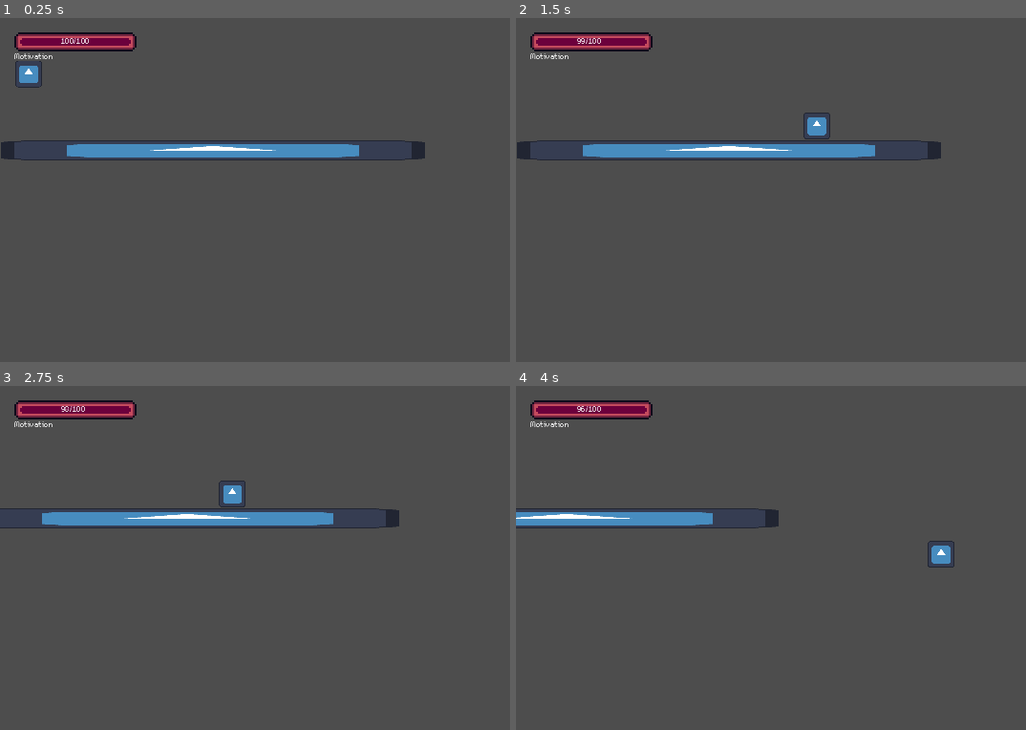
Above: before the commit, frames 1-4 (two rows, left to right).
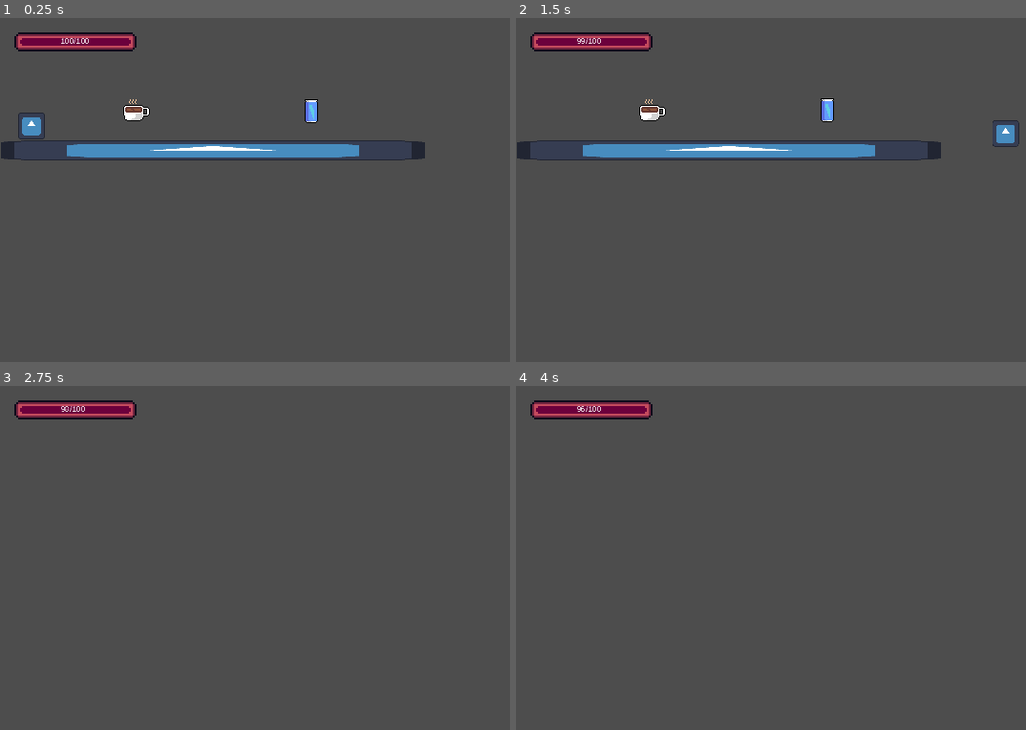
Above: after the commit, the same moments.

Repository: rmjuarez12/Procrastin-action-Hero-game
Game: Godot game, scene res://scenes/stage_one.tscn
Two runs of this game, one before a commit and one after it. Both use one fixed random seed, a clock stepped at 60 frames per second and the inputs below. The project has no main scene, so this scene is started directly. The engine's default icon, where the game draws it, is replaced by a stand-in: a white triangle on a blue panel in a dark square. Sound files missing from this copy of the repository are replaced by a short silence.
Inputs:
- Up to frame 1 (0.25 s): no input
- Up to frame 2 (1.5 s): tap Enter (ui_accept) at 0.5, 0.77 s; hold Right (ui_right) from 0.53 s (still down); tap Shift (change_mode, bound only after the commit) at 0.6, 1.35 s
- Up to frame 3 (2.75 s): tap Enter (ui_accept) at 1.52 s; release Right (ui_right) at 2.03 s; hold Left (ui_left) from 2.03 s (still down); tap Shift (change_mode, bound only after the commit) at 2.1 s
- Up to frame 4 (4 s): release Left (ui_left) at 2.78 s; hold Right (ui_right) from 2.78 s (still down); tap Shift (change_mode, bound only after the commit) at 2.85, 3.6 s; tap Enter (ui_accept) at 3.02, 3.77 s

The runs differ from the first frame. In frame 1, 0.9% of the frame differs, in the area x 2-63%, y 10-36%; in frame 2, 0.9%; in frame 3, 3.1%, in the area x 0-79%, y 10-42%; in frame 4, 2.2%.

Commit message:
Adjusted the motivation booster

Diff:
--- a/project.godot
+++ b/project.godot
@@ -14,6 +14,10 @@
 config/features=PackedStringArray("4.4", "Mobile")
 config/icon="res://icon.svg"
 
+[autoload]
+
+GlobalState="*res://scripts/global_state.gd"
+
 [display]
 
 window/size/viewport_width=640
@@ -22,6 +26,29 @@
 window/stretch/mode="canvas_items"
 window/stretch/aspect="expand"
 
+[input]
+
+jump={
+"deadzone": 0.2,
+"events": [Object(InputEventKey,"resource_local_to_scene":false,"resource_name":"","device":-1,"window_id":0,"alt_pressed":false,"shift_pressed":false,"ctrl_pressed":false,"meta_pressed":false,"pressed":false,"keycode":0,"physical_keycode":32,"key_label":0,"unicode":32,"location":0,"echo":false,"script":null)
+]
+}
+left={
+"deadzone": 0.2,
+"events": [Object(InputEventKey,"resource_local_to_scene":false,"resource_name":"","device":-1,"window_id":0,"alt_pressed":false,"shift_pressed":false,"ctrl_pressed":false,"meta_pressed":false,"pressed":false,"keycode":0,"physical_keycode":4194319,"key_label":0,"unicode":0,"location":0,"echo":false,"script":null)
+]
+}
+right={
+"deadzone": 0.2,
+"events": [Object(InputEventKey,"resource_local_to_scene":false,"resource_name":"","device":-1,"window_id":0,"alt_pressed":false,"shift_pressed":false,"ctrl_pressed":false,"meta_pressed":false,"pressed":false,"keycode":0,"physical_keycode":4194321,"key_label":0,"unicode":0,"location":0,"echo":false,"script":null)
+]
+}
+change_mode={
+"deadzone": 0.2,
+"events": [Object(InputEventKey,"resource_local_to_scene":false,"resource_name":"","device":-1,"window_id":0,"alt_pressed":false,"shift_pressed":false,"ctrl_pressed":false,"meta_pressed":false,"pressed":false,"keycode":0,"physical_keycode":4194325,"key_label":0,"unicode":0,"location":0,"echo":false,"script":null)
+]
+}
+
 [rendering]
 
 textures/canvas_textures/default_texture_filter=0
--- /dev/null
+++ b/scenes/Items/MotivationBooster/motivation_booster.tscn
@@ -0,0 +1,213 @@
+[gd_scene load_steps=17 format=3 uid="uid://c8bxs8fhbrwli"]
+
+[ext_resource type="Texture2D" uid="uid://cah0r2miipm7p" path="res://scenes/Items/MotivationBooster/assets/coffee.png" id="1_gnrwx"]
+[ext_resource type="Script" uid="uid://ctnsxhlhpw1y" path="res://scenes/Items/MotivationBooster/scripts/motivation_booster.gd" id="1_nff07"]
+[ext_resource type="Texture2D" uid="uid://78k0pkuqrdu2" path="res://scenes/Items/MotivationBooster/assets/energy-drink.png" id="3_66d1o"]
+[ext_resource type="AudioStream" uid="uid://b4tgjcp63suoi" path="res://scenes/Items/MotivationBooster/assets/collect_booster.wav" id="4_3xoow"]
+[ext_resource type="FontFile" uid="uid://c6juvcku4b4xx" path="res://assets/m5x7.ttf" id="5_0ktmo"]
+
+[sub_resource type="AtlasTexture" id="AtlasTexture_nff07"]
+atlas = ExtResource("1_gnrwx")
+region = Rect2(0, 0, 32, 32)
+
+[sub_resource type="AtlasTexture" id="AtlasTexture_66d1o"]
+atlas = ExtResource("1_gnrwx")
+region = Rect2(32, 0, 32, 32)
+
+[sub_resource type="AtlasTexture" id="AtlasTexture_3xoow"]
+atlas = ExtResource("1_gnrwx")
+region = Rect2(64, 0, 32, 32)
+
+[sub_resource type="AtlasTexture" id="AtlasTexture_0ktmo"]
+atlas = ExtResource("1_gnrwx")
+region = Rect2(96, 0, 32, 32)
+
+[sub_resource type="AtlasTexture" id="AtlasTexture_prgw1"]
+atlas = ExtResource("3_66d1o")
+region = Rect2(0, 0, 32, 32)
+
+[sub_resource type="SpriteFrames" id="SpriteFrames_prgw1"]
+animations = [{
+"frames": [{
+"duration": 1.0,
+"texture": SubResource("AtlasTexture_nff07")
+}, {
+"duration": 1.0,
+"texture": SubResource("AtlasTexture_66d1o")
+}, {
+"duration": 1.0,
+"texture": SubResource("AtlasTexture_3xoow")
+}, {
+"duration": 1.0,
+"texture": SubResource("AtlasTexture_0ktmo")
+}],
+"loop": true,
+"name": &"coffee",
+"speed": 5.0
+}, {
+"frames": [{
+"duration": 1.0,
+"texture": SubResource("AtlasTexture_prgw1")
+}],
+"loop": true,
+"name": &"energy_drink",
+"speed": 5.0
+}]
+
+[sub_resource type="CircleShape2D" id="CircleShape2D_3bdk4"]
+radius = 15.0333
+
+[sub_resource type="Animation" id="Animation_3xoow"]
+length = 0.001
+tracks/0/type = "value"
+tracks/0/imported = false
+tracks/0/enabled = true
+tracks/0/path = NodePath("AnimatedSprite2D:offset")
+tracks/0/interp = 1
+tracks/0/loop_wrap = true
+tracks/0/keys = {
+"times": PackedFloat32Array(0),
+"transitions": PackedFloat32Array(1),
+"update": 0,
+"values": [Vector2(0, 0)]
+}
+tracks/1/type = "value"
+tracks/1/imported = false
+tracks/1/enabled = true
+tracks/1/path = NodePath("PopupText:visible")
+tracks/1/interp = 1
+tracks/1/loop_wrap = true
+tracks/1/keys = {
+"times": PackedFloat32Array(0),
+"transitions": PackedFloat32Array(1),
+"update": 1,
+"values": [false]
+}
+tracks/2/type = "value"
+tracks/2/imported = false
+tracks/2/enabled = true
+tracks/2/path = NodePath("AnimatedSprite2D:visible")
+tracks/2/interp = 1
+tracks/2/loop_wrap = true
+tracks/2/keys = {
+"times": PackedFloat32Array(0),
+"transitions": PackedFloat32Array(1),
+"update": 1,
+"values": [true]
+}
+tracks/3/type = "value"
+tracks/3/imported = false
+tracks/3/enabled = true
+tracks/3/path = NodePath("PopupText:position")
+tracks/3/interp = 1
+tracks/3/loop_wrap = true
+tracks/3/keys = {
+"times": PackedFloat32Array(0),
+"transitions": PackedFloat32Array(1),
+"update": 0,
+"values": [Vector2(-12, -6)]
+}
+
+[sub_resource type="Animation" id="Animation_66d1o"]
+resource_name = "bounce"
+length = 0.8
+loop_mode = 1
+step = 0.1
+tracks/0/type = "value"
+tracks/0/imported = false
+tracks/0/enabled = true
+tracks/0/path = NodePath("AnimatedSprite2D:offset")
+tracks/0/interp = 1
+tracks/0/loop_wrap = true
+tracks/0/keys = {
+"times": PackedFloat32Array(0, 0.2, 0.4, 0.6),
+"transitions": PackedFloat32Array(1, 1, 1, 1),
+"update": 0,
+"values": [Vector2(0, 0), Vector2(0, 1), Vector2(0, 2), Vector2(0, 1)]
+}
+
+[sub_resource type="Animation" id="Animation_0ktmo"]
+resource_name = "collect"
+length = 0.5
+step = 0.1
+tracks/0/type = "value"
+tracks/0/imported = false
+tracks/0/enabled = true
+tracks/0/path = NodePath("PopupText:visible")
+tracks/0/interp = 1
+tracks/0/loop_wrap = true
+tracks/0/keys = {
+"times": PackedFloat32Array(0),
+"transitions": PackedFloat32Array(1),
+"update": 1,
+"values": [true]
+}
+tracks/1/type = "value"
+tracks/1/imported = false
+tracks/1/enabled = true
+tracks/1/path = NodePath("AnimatedSprite2D:visible")
+tracks/1/interp = 1
+tracks/1/loop_wrap = true
+tracks/1/keys = {
+"times": PackedFloat32Array(0),
+"transitions": PackedFloat32Array(1),
+"update": 1,
+"values": [false]
+}
+tracks/2/type = "value"
+tracks/2/imported = false
+tracks/2/enabled = true
+tracks/2/path = NodePath("PopupText:position")
+tracks/2/interp = 2
+tracks/2/loop_wrap = true
+tracks/2/keys = {
+"times": PackedFloat32Array(0, 0.5),
+"transitions": PackedFloat32Array(1, 1),
+"update": 0,
+"values": [Vector2(-12, -6), Vector2(-12, -15)]
+}
+
+[sub_resource type="AnimationLibrary" id="AnimationLibrary_0ktmo"]
+_data = {
+&"RESET": SubResource("Animation_3xoow"),
+&"bounce": SubResource("Animation_66d1o"),
+&"collect": SubResource("Animation_0ktmo")
+}
+
+[node name="MotivationBooster" type="Area2D" node_paths=PackedStringArray("collect_sfx")]
+script = ExtResource("1_nff07")
+booster_type = "coffee"
+collect_sfx = NodePath("SfxCollect")
+
+[node name="AnimatedSprite2D" type="AnimatedSprite2D" parent="."]
+sprite_frames = SubResource("SpriteFrames_prgw1")
+animation = &"energy_drink"
+
+[node name="CollisionShape2D" type="CollisionShape2D" parent="."]
+shape = SubResource("CircleShape2D_3bdk4")
+
+[node name="AnimationPlayer" type="AnimationPlayer" parent="."]
+libraries = {
+&"": SubResource("AnimationLibrary_0ktmo")
+}
+autoplay = "bounce"
+
+[node name="SfxCollect" type="AudioStreamPlayer" parent="."]
+stream = ExtResource("4_3xoow")
+
+[node name="PopupText" type="Label" parent="."]
+visible = false
+offset_left = -12.0
+offset_top = -6.0
+offset_right = 28.0
+offset_bottom = 17.0
+theme_override_colors/font_color = Color(4.81307e-07, 0.587142, 0, 1)
+theme_override_colors/font_outline_color = Color(1, 1, 1, 1)
+theme_override_constants/outline_size = 3
+theme_override_constants/shadow_outline_size = 5
+theme_override_fonts/font = ExtResource("5_0ktmo")
+theme_override_font_sizes/font_size = 14
+text = "+ 12"
+
+[connection signal="body_entered" from="." to="." method="_on_body_entered"]
+[connection signal="finished" from="SfxCollect" to="." method="_on_sfx_collect_finished"]
--- /dev/null
+++ b/scenes/Items/MotivationBooster/scripts/motivation_booster.gd
@@ -0,0 +1,33 @@
+extends Area2D
+
+@export_enum("coffee", "energy_drink") var booster_type: String
+
+@export var collect_sfx: AudioStreamPlayer
+
+@onready var game_manager: Node = get_tree().get_root().get_node("Stage/GameManager")
+@onready var sprite: AnimatedSprite2D = $AnimatedSprite2D
+@onready var animation_player: AnimationPlayer = $AnimationPlayer
+@onready var popup_text: Label = $PopupText
+
+var is_collected: bool = false
+var increase_value: int = 0
+
+func _ready() -> void:
+	sprite.animation = booster_type
+
+	if booster_type == "coffee":
+		increase_value = 10
+	elif booster_type == "energy_drink":
+		increase_value = 20
+
+	popup_text.text = "+ " + str(increase_value)
+
+func _on_body_entered(body:Node2D) -> void:
+	if body.name == "PlayerCharacter" and not is_collected:
+		collect_sfx.play()
+		animation_player.play("collect")
+		game_manager.add_motivation(increase_value)
+		is_collected = true
+
+func _on_sfx_collect_finished() -> void:
+	queue_free()
--- a/scenes/Misc/GameManager/game_manager.tscn
+++ b/scenes/Misc/GameManager/game_manager.tscn
@@ -12,8 +12,9 @@
 [sub_resource type="StyleBoxFlat" id="StyleBoxFlat_wlm32"]
 bg_color = Color(0.6, 0.6, 0.6, 0)
 
-[node name="GameManager" type="Node"]
+[node name="GameManager" type="Node" node_paths=PackedStringArray("motivation_bar")]
 script = ExtResource("1_0uon3")
+motivation_bar = NodePath("HUD/MotivationBar")
 
 [node name="HUD" type="CanvasLayer" parent="."]
 
@@ -55,12 +56,4 @@
 
 [node name="DecreaseTimer" type="Timer" parent="HUD/MotivationBar"]
 
-[node name="Label" type="Label" parent="HUD/MotivationBar"]
-layout_mode = 1
-offset_top = 20.0
-offset_right = 54.0
-offset_bottom = 33.0
-theme_override_font_sizes/font_size = 12
-text = "Motivation"
-
 [connection signal="timeout" from="HUD/MotivationBar/DecreaseTimer" to="HUD/MotivationBar" method="_on_decrease_timer_timeout"]
--- a/scenes/Misc/GameManager/scripts/game_manager.gd
+++ b/scenes/Misc/GameManager/scripts/game_manager.gd
@@ -1,3 +1,9 @@
 extends Node
 
+@export var motivation_bar: Panel
+
 @onready var character: CharacterBody2D = get_tree().get_root().get_node("Stage/PlayerCharacter")
+
+func add_motivation(increase_value: int) -> void:
+  motivation_bar.progress_bar.value += increase_value
+  motivation_bar.update_value_label()
--- a/scenes/Misc/GameManager/scripts/motivation_bar.gd
+++ b/scenes/Misc/GameManager/scripts/motivation_bar.gd
@@ -9,6 +9,10 @@
 	progress_bar.value = initial_value
 	decrease_timer.start()
 
+func update_value_label() -> void:
+	value_label.text = str(int(progress_bar.value)) + "/" + str(initial_value)
+	decrease_timer.start()
+
 func _on_decrease_timer_timeout() -> void:
 	progress_bar.value -= 1
-	value_label.text = str(int(progress_bar.value)) + "/" + str(initial_value)
+	update_value_label()
--- a/scenes/Player/player_character.tscn
+++ b/scenes/Player/player_character.tscn
@@ -1,8 +1,9 @@
-[gd_scene load_steps=5 format=3 uid="uid://cx2w4a805kn8v"]
+[gd_scene load_steps=6 format=3 uid="uid://cx2w4a805kn8v"]
 
 [ext_resource type="Texture2D" uid="uid://bw7iuj3taoidf" path="res://icon.svg" id="1_ib77y"]
 [ext_resource type="Script" uid="uid://biort7cvh06k5" path="res://scenes/Player/scripts/player_character.gd" id="1_soqk2"]
 [ext_resource type="Script" uid="uid://btxl83k8g3a0o" path="res://scenes/Player/scripts/state_machine.gd" id="3_uxe4s"]
+[ext_resource type="AudioStream" uid="uid://b7ygefenn8hf4" path="res://scenes/Player/assets/change_mode.wav" id="4_r4pcq"]
 
 [sub_resource type="CapsuleShape2D" id="CapsuleShape2D_uxe4s"]
 
@@ -19,3 +20,6 @@
 
 [node name="StateMachine" type="Node" parent="."]
 script = ExtResource("3_uxe4s")
+
+[node name="SfxChangeMode" type="AudioStreamPlayer" parent="."]
+stream = ExtResource("4_r4pcq")
--- a/scenes/Player/scripts/player_character.gd
+++ b/scenes/Player/scripts/player_character.gd
@@ -1,10 +1,14 @@
 extends CharacterBody2D
 
-const SPEED = 300.0
-const JUMP_VELOCITY = -400.0
+# Walking vars
+@export var walk_speed = 300.0
+@export var run_speed = 600.0
+@export_range(0,1) var deceleration = 0.1
+@export_range(0,1) var acceleartion = 0.08
 
 @export var state_machine: Node
 
+const JUMP_VELOCITY = -400.0
 
 func _physics_process(delta: float) -> void:
 	# Add the gravity.
@@ -15,12 +19,29 @@
 	if Input.is_action_just_pressed("ui_accept") and is_on_floor():
 		velocity.y = JUMP_VELOCITY
 
-	# Get the input direction and handle the movement/deceleration.
-	# As good practice, you should replace UI actions with custom gameplay actions.
-	var direction := Input.get_axis("ui_left", "ui_right")
-	if direction:
-		velocity.x = direction * SPEED
-	else:
-		velocity.x = move_toward(velocity.x, 0, SPEED)
+	_toggle_production_mode()
+	_handle_char_movement()
 
 	move_and_slide()
+
+# Handle when switching to "productive" mode
+func _toggle_production_mode():
+	if Input.is_action_just_pressed("change_mode"):
+		GlobalState.toggle_production_mode()
+
+# Handle main character movement on ground
+func _handle_char_movement():
+	var direction := Input.get_axis("left", "right")
+	var speed = walk_speed
+
+	if GlobalState.production_mode:
+		speed = run_speed
+
+	# Get the input direction and handle the movement/deceleration.
+	if direction:
+		velocity.x = move_toward(velocity.x, direction * speed, speed * acceleartion)
+	else:
+		velocity.x = move_toward(velocity.x, 0, walk_speed * deceleration)
+
+	# Set animation to running when moving
+	# animation_tree.set("parameters/Move/blend_position", velocity.x)
--- a/scenes/stage_one.tscn
+++ b/scenes/stage_one.tscn
@@ -1,17 +1,24 @@
-[gd_scene load_steps=6 format=3 uid="uid://caqlyy56jxb42"]
+[gd_scene load_steps=8 format=3 uid="uid://caqlyy56jxb42"]
 
 [ext_resource type="PackedScene" uid="uid://cx2w4a805kn8v" path="res://scenes/Player/player_character.tscn" id="1_cq7rf"]
 [ext_resource type="Script" uid="uid://dsdrdhussl3b8" path="res://scripts/main_camera.gd" id="2_1vyjf"]
 [ext_resource type="Texture2D" uid="uid://bw7iuj3taoidf" path="res://icon.svg" id="2_b0ocx"]
 [ext_resource type="PackedScene" uid="uid://ts57erduk6u1" path="res://scenes/Misc/GameManager/game_manager.tscn" id="3_uk7ly"]
+[ext_resource type="PackedScene" uid="uid://c8bxs8fhbrwli" path="res://scenes/Items/MotivationBooster/motivation_booster.tscn" id="5_ctoh7"]
+[ext_resource type="AudioStream" uid="uid://cri4eu47003rb" path="res://assets/exploration.ogg" id="7_okbnv"]
 
 [sub_resource type="RectangleShape2D" id="RectangleShape2D_1vyjf"]
 size = Vector2(128, 121.905)
 
 [node name="Stage" type="Node2D"]
 
+[node name="ParallaxBackground" type="ParallaxBackground" parent="."]
+
+[node name="BgDark" type="ParallaxLayer" parent="ParallaxBackground"]
+motion_scale = Vector2(0, 0)
+
 [node name="PlayerCharacter" parent="." instance=ExtResource("1_cq7rf")]
-position = Vector2(30, 30)
+position = Vector2(33, 99)
 
 [node name="MainCamera" type="Camera2D" parent="." node_paths=PackedStringArray("target")]
 limit_left = 0
@@ -35,3 +42,16 @@
 position = Vector2(193, 108)
 scale = Vector2(3.46875, 0.164063)
 shape = SubResource("RectangleShape2D_1vyjf")
+
+[node name="Items" type="Node" parent="."]
+
+[node name="MotivationBooster" parent="Items" instance=ExtResource("5_ctoh7")]
+position = Vector2(142, 98)
+
+[node name="MotivationBooster2" parent="Items" instance=ExtResource("5_ctoh7")]
+position = Vector2(326, 96)
+booster_type = "energy_drink"
+
+[node name="AudioStreamPlayer" type="AudioStreamPlayer" parent="."]
+stream = ExtResource("7_okbnv")
+autoplay = true
--- /dev/null
+++ b/scripts/global_state.gd
@@ -0,0 +1,10 @@
+extends Node
+
+var production_mode: bool = false
+
+func toggle_production_mode() -> void:
+  production_mode = not production_mode
+  print("Production mode is now: ", production_mode)
+
+  # Notify other nodes if necessary
+  emit_signal("production_mode_changed", production_mode)
Not shown, added: assets/exploration.ogg.import
Binary file added: scenes/Items/MotivationBooster/assets/coffee.png
Not shown, added: scenes/Items/MotivationBooster/assets/coffee.png.import
Not shown, added: scenes/Items/MotivationBooster/assets/collect_booster.wav.import
Binary file added: scenes/Items/MotivationBooster/assets/energy-drink.png
Not shown, added: scenes/Items/MotivationBooster/assets/energy-drink.png.import
Not shown, added: scenes/Items/MotivationBooster/scripts/motivation_booster.gd.uid
Not shown, added: scenes/Player/assets/change_mode.wav.import
Not shown, added: scripts/global_state.gd.uid
Not shown, added: assets/exploration.ogg
Not shown, added: scenes/Items/MotivationBooster/assets/collect_booster.wav
Not shown, added: scenes/Player/assets/change_mode.wav
